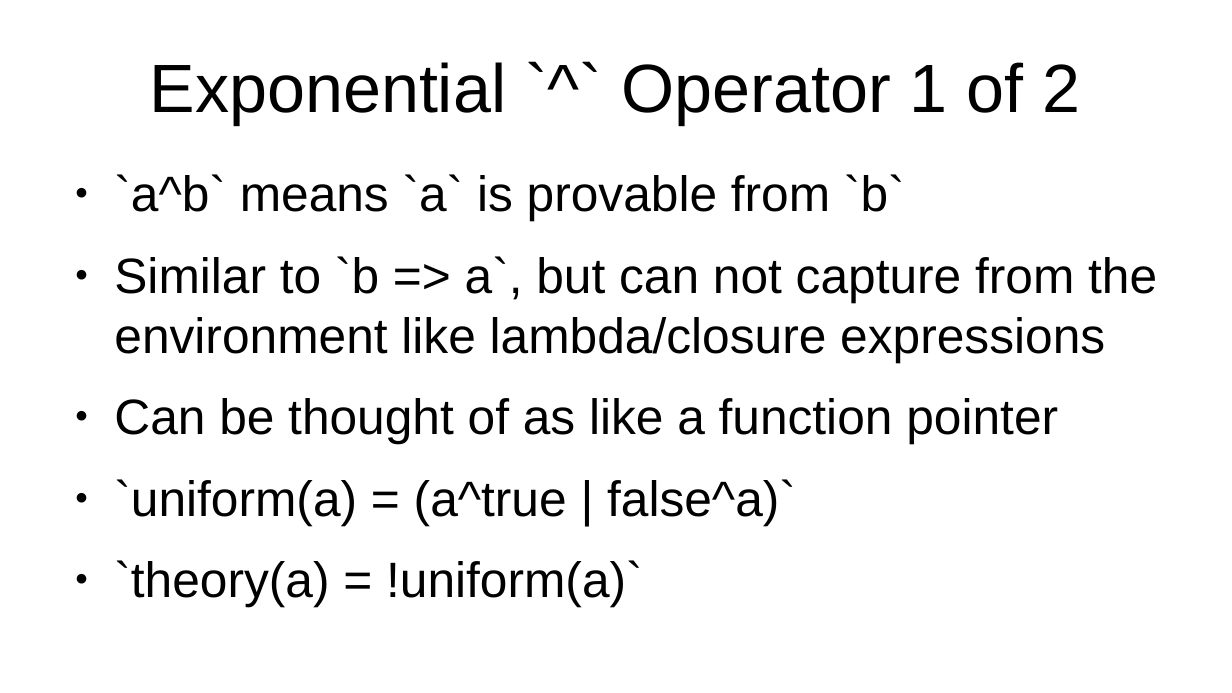
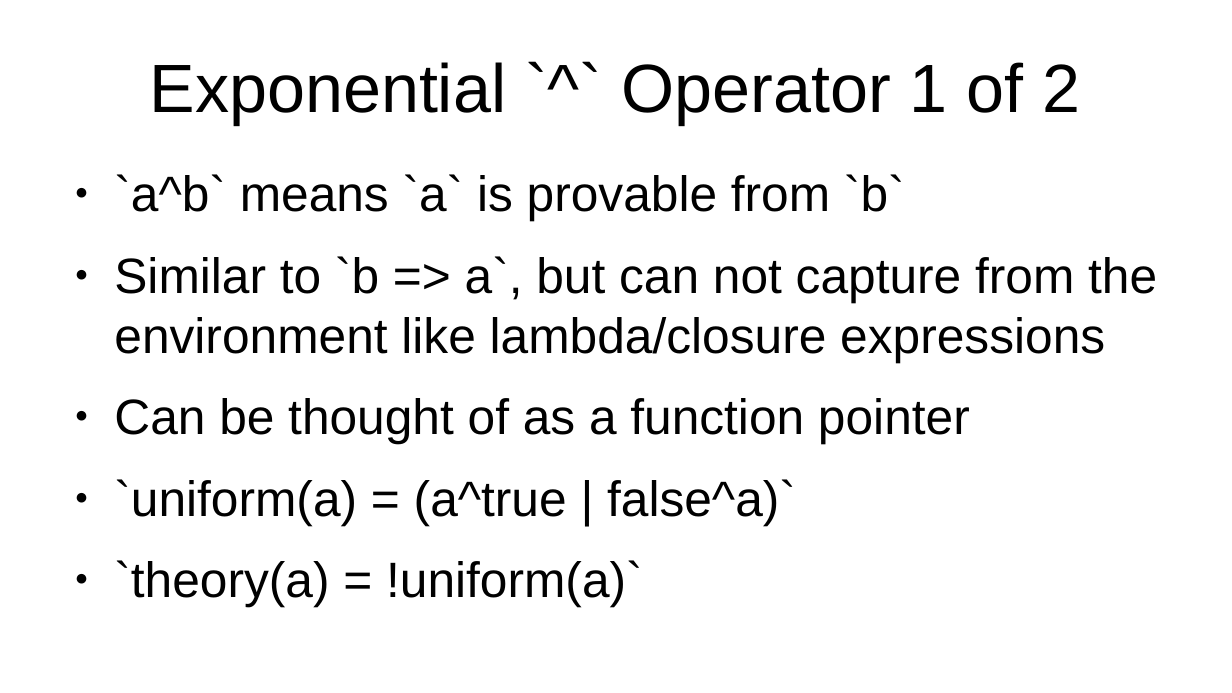
Before and after one commit to advancedresearch/path_semantics, a slide deck: slide 5 of papers-wip2/introduction-to-psq.odp. Drawn at 1232x693 pixels with LibreOffice and Linux fonts; fonts in the diff are those of the drawing. Boxes give left, top, right and bottom in pixels: in the first picture for what was removed or moved away, otherwise in the second. Text is boxed around its words. In the diff, an @@ line names an element or a change of style, - is before the commit and + after.

```diff
--- a/papers-wip2/introduction-to-psq.odp
+++ b/papers-wip2/introduction-to-psq.odp
@@ text at <box>114,398,970,444</box>: text changed @@
-● Can be thought of as like a function pointer
+● Can be thought of as a function pointer
```
Also in this commit, not shown: 2 other slides changed, 1 other file.
